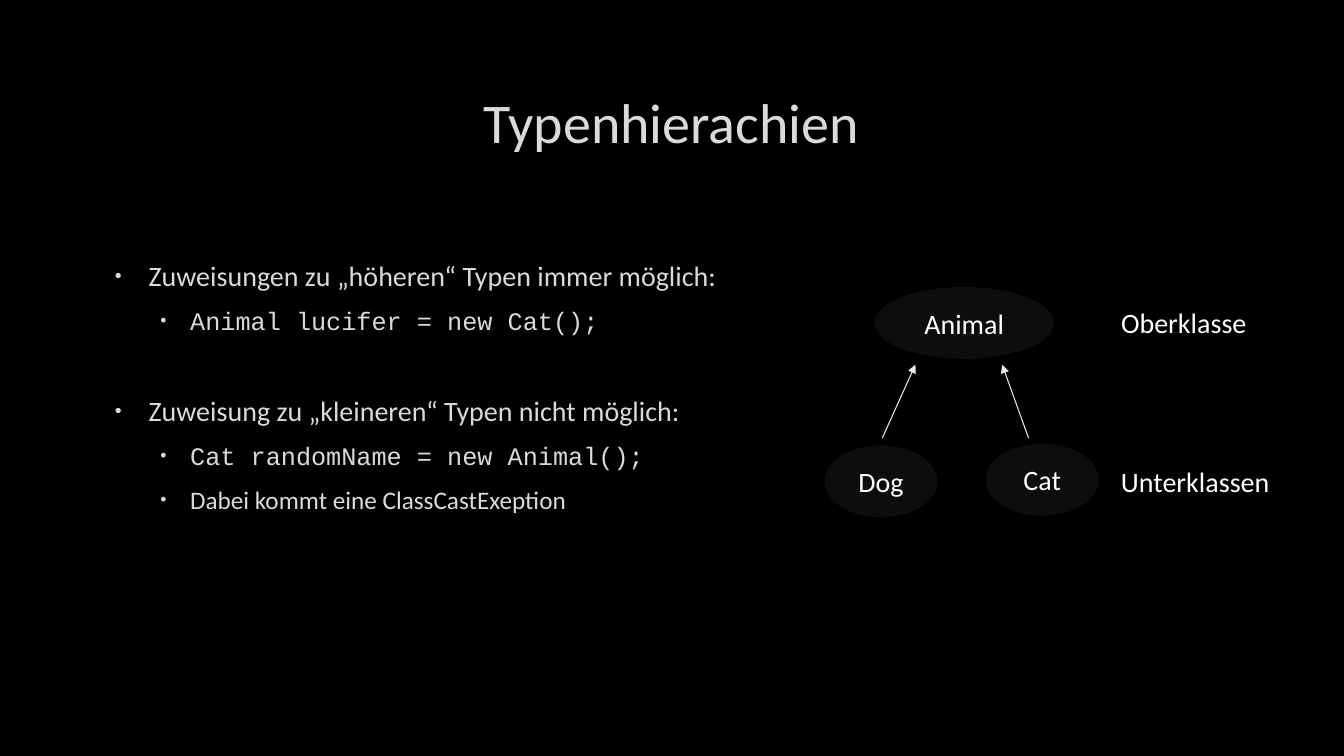
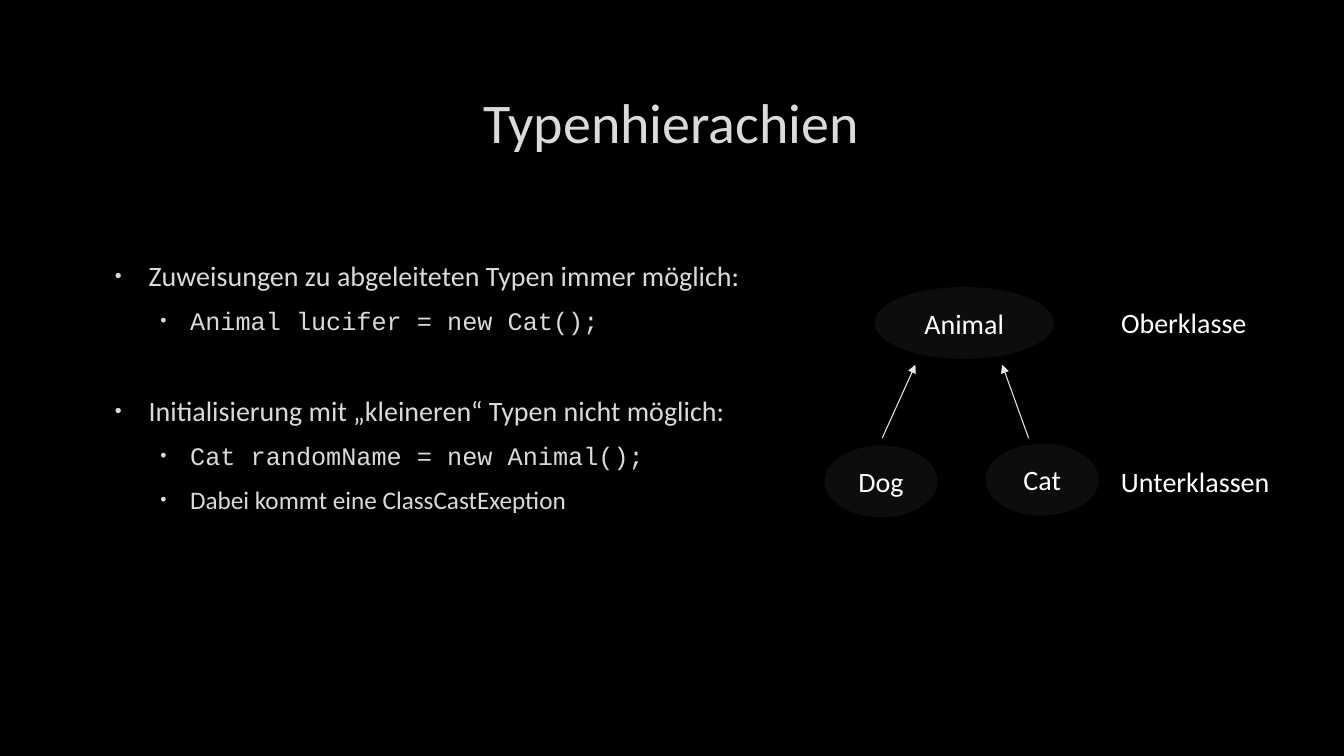
Before and after one commit to lenzge/wgplaner, a slide deck: slide 8 of Nachdenkzettel/03_Vererbung_präsi.pptx. Drawn at 1344x756 pixels with LibreOffice and Linux fonts; fonts in the diff are those of the drawing; background and template pictures are left out. Boxes give left, top, right and bottom in pixels: in the first picture for what was removed or moved away, otherwise in the second. Text is boxed around its words. In the diff, an @@ line names an element or a change of style, - is before the commit and + after.

Commit message:
Corrected presentation

```diff
--- a/Nachdenkzettel/03_Vererbung_präsi.pptx
+++ b/Nachdenkzettel/03_Vererbung_präsi.pptx
@@ text at (149, 266, 739, 291): text changed @@
-• Zuweisungen zu „höheren“ Typen immer möglich:
+• Zuweisungen zu abgeleiteten Typen immer möglich:
@@ text at (149, 401, 724, 426): text changed @@
-• Zuweisung zu „kleineren“ Typen nicht möglich:
+• Initialisierung mit „kleineren“ Typen nicht möglich:
```
